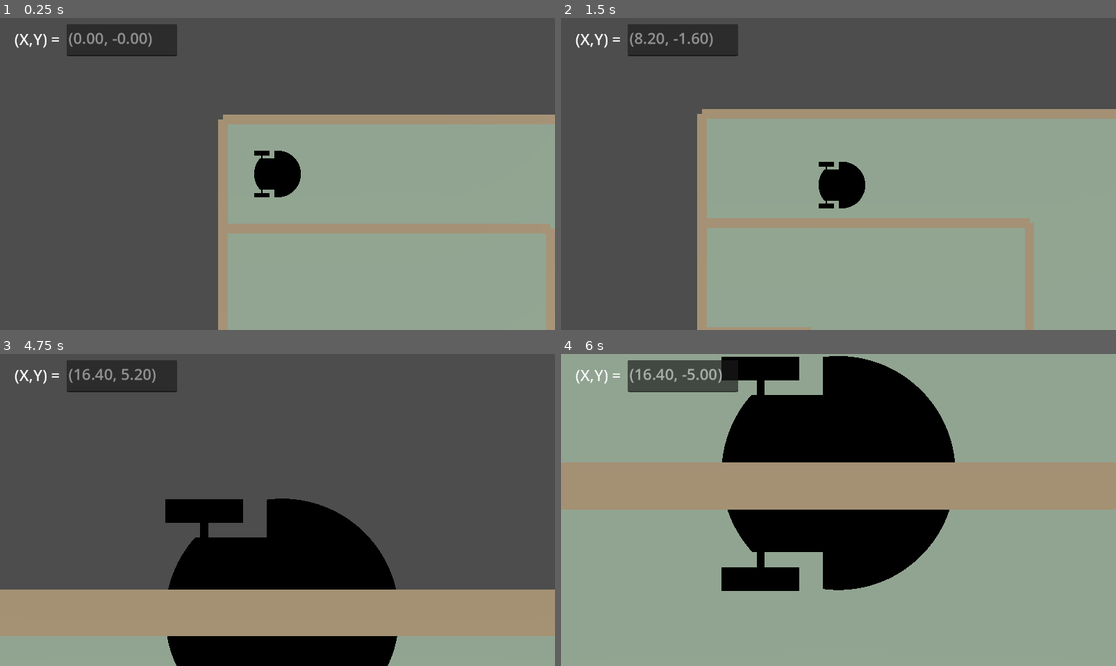
Above: before the commit, frames 1-4 (two rows, left to right).
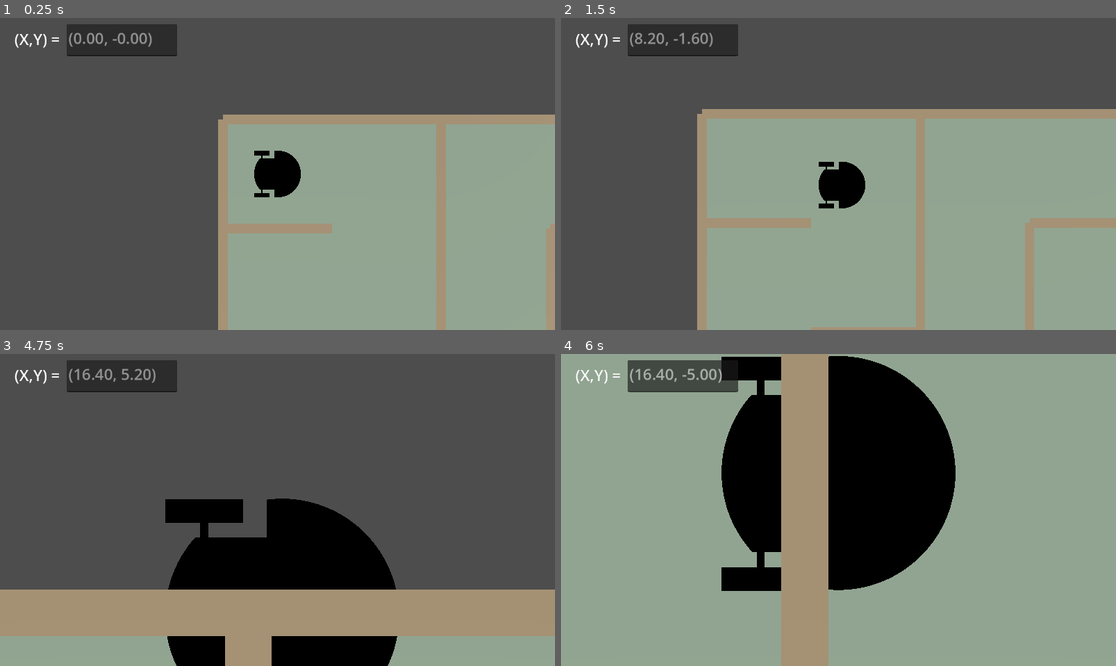
Above: after the commit, the same moments.

Repository: nameisalfio/q-learning-maze-robot
Game: Godot game, scene res://Maze.tscn
Same seed, same stepped clock (60 frames per second), same inputs: the game is played once before the commit and once after it.
Inputs:
- Up to frame 1 (0.25 s): no input
- Up to frame 2 (1.5 s): tap Enter at 0.5 s; hold Up (move_up) 0.53-1.28 s; hold Right (move_dx) 0.53-1.28 s; hold Down (move_down) from 1.28 s (still down); tap Left (move_sx) at 1.35 s
- Up to frame 3 (4.75 s): release Down (move_down) at 2.03 s; hold ] (zoom_in) 2.03-2.78 s; hold Up (move_up) 2.03-3.53 s; tap / (zoom_out) at 2.85 s; hold Right (move_dx) 3.53-4.28 s; hold Down (move_down) from 3.53 s (still down); tap Left (move_sx) at 4.35 s
- Up to frame 4 (6 s): hold ] (zoom_in) 5.03-5.78 s; release Down (move_down) at 5.78 s; hold Up (move_up) from 5.78 s (still down); tap / (zoom_out) at 5.85 s

The runs differ from the first frame. In frame 1, 2.3% of the frame differs, in the area x 59-100%, y 34-100%; in frame 2, 3.0%; in frame 3, 0.8%; in frame 4, 21%, in the area x 0-100%, y 0-100%.

Commit message:
Training del modello su maze 10x10, grafici di convergenza e modifiche minori

Diff:
--- a/GodotProject/scripts/generate_maze.gd
+++ b/GodotProject/scripts/generate_maze.gd
@@ -1,7 +1,7 @@
 extends Node3D
 
-@export var maze_width: int = 8
-@export var maze_height: int = 8
+@export var maze_width: int = 10
+@export var maze_height: int = 10
 @export var cell_size: float = 3.5
 @export var wall_height: float = 2.5
 @export var wall_thickness: float = 0.3
@@ -41,7 +41,7 @@
 
 # GENERAZIONE LABIRINTO
 func generate_maze():
-	seed(9875)
+	seed(1234)
 	maze = []
 	visited = []
 	for y in maze_height:
@@ -133,10 +133,13 @@
 	create_goal_area(goal_pos)
 
 	# Aggiungi i checkpoints
-	create_checkpoint_area(1, Vector3(10.5, 0.0, 7.0))
-	create_checkpoint_area(2, Vector3(7.0, 0.0, 14.0))
-	create_checkpoint_area(3, Vector3(10.5, 0.0, 24.5))
-	create_checkpoint_area(4, Vector3(24.5, 0, 14.0))
+	for i in range(1, 4): # checkpoints da 1 a 3 sulla diagonale
+		var px = int(i * maze_width / (5))
+		var py = int(i * maze_height / (5))
+		var position = Vector3(px * cell_size, 0, py * cell_size)
+		create_checkpoint_area(i, position)
+
+	create_checkpoint_area(4, Vector3(7.0, 0, 28.0))
 
 func _place_wall(position: Vector3, size: Vector3, material: Material):
 	var wall_body = StaticBody3D.new()
Not shown, changed: README.md
Not shown, added: assets/convergence_plot_10x10_700.png
Not shown, added: assets/convergence_plot_8x8_12k.png
Not shown, added: assets/convergence_plot_8x8_300.png
Not shown, changed: config.yaml
Not shown, added: logs/testing_20250701_222358.log
Not shown, added: logs/training_20250701_131914.log
Not shown, added: logs/training_20250701_133655.log
Not shown, added: logs/training_20250701_174556.log
Not shown, added: logs/training_20250701_190038.log
Not shown, added: logs/training_20250701_214707.log
Not shown, removed: models/model_11k_8x8/logs/training_20250613_143635.log
(and 62 more such lines)
